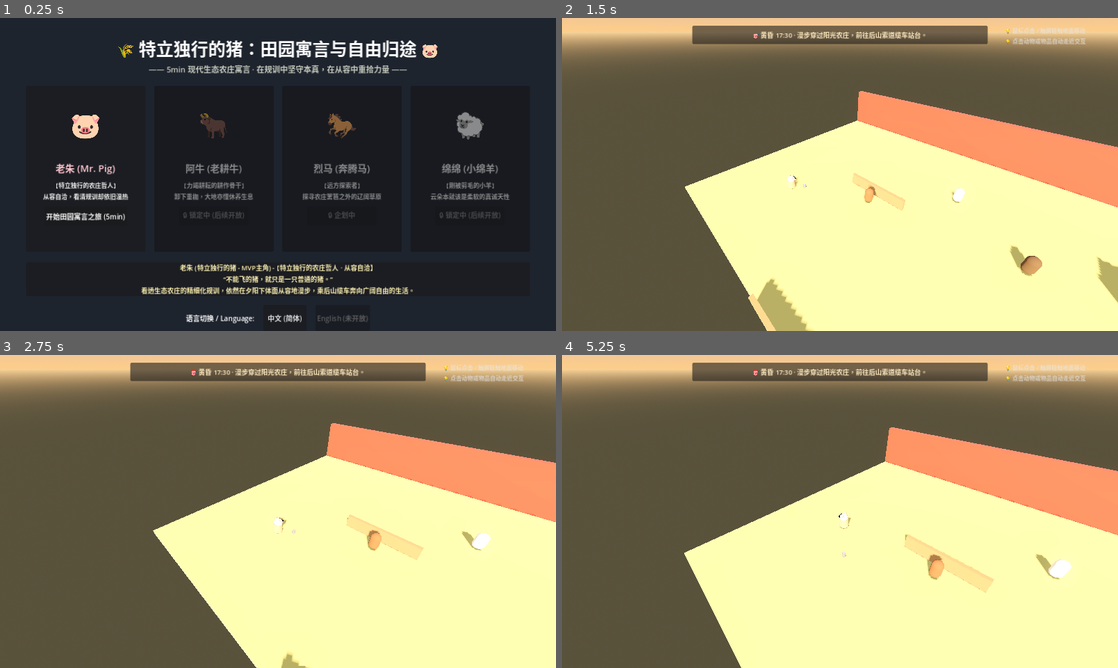
Above: before the commit, frames 1-4 (two rows, left to right).
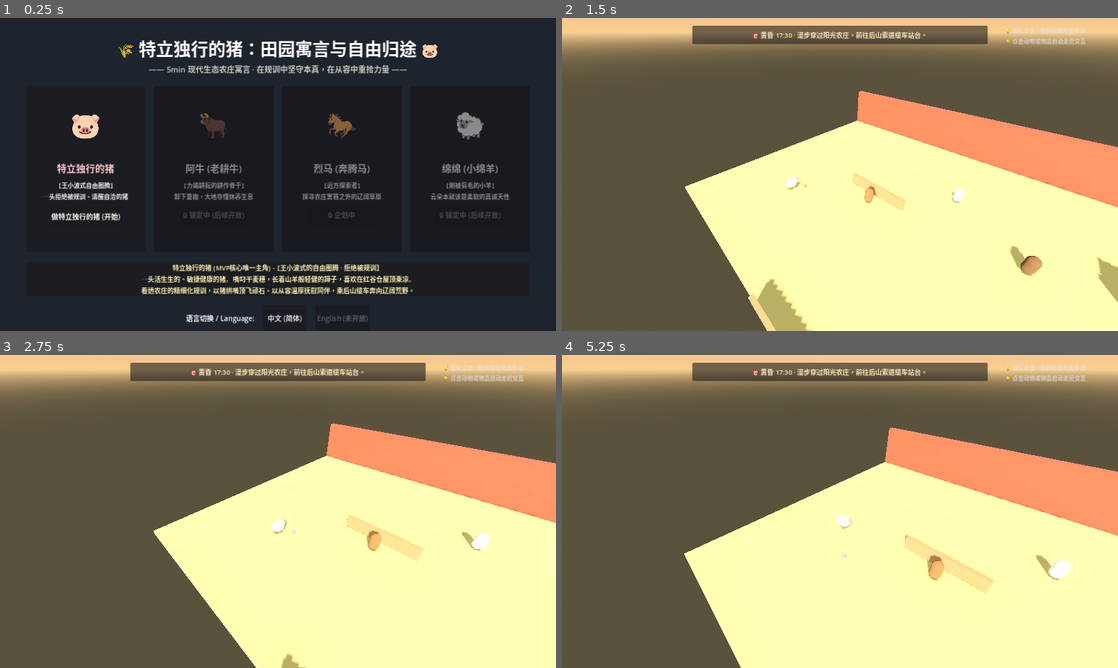
Above: after the commit, the same moments.

Repository: chenzhaoxuan0/piggame
Game: Godot game, scene res://scenes/ui/character_selection.tscn
Two runs of this game, one before a commit and one after it. Both use one fixed random seed, a clock stepped at 60 frames per second and the inputs below.
Inputs (mouse positions are in pixels of both pictures, inside the frame that each line leads up to):
- Up to frame 1 (0.25 s): no input
- Up to frame 2 (1.5 s): click "English (未开放)" at 0.5 s; click "开始田园寓言之旅 (5min)" (after the commit: "做特立独行的猪 (开始)") at 1.25 s
- Up to frame 3 (2.75 s): click "▶ 整理风衣，向后山索道站台漫步走去" (after the commit: "▶ 甩甩尾巴上的草屑，向后山索道小跑走去") at 2 s
- Up to frame 4 (5.25 s): move the mouse to (962, 495) at 2.77 s; click (962, 495) at 2.92 s; move the mouse to (728, 527) at 3.52 s; click (728, 527) at 3.67 s; move the mouse to (895, 442) at 4.27 s; click (895, 442) at 4.42 s; move the mouse to (812, 574) at 5.02 s; click (812, 574) at 5.17 s

The runs differ from the first frame. In frame 1, 2.9% of the frame differs, in the area x 7-74%, y 46-89%; in frame 2, less than 0.1%; in frame 3, 0.4%; in frame 4, 0.5%.

Commit message:
feat: restore protagonist to a genuine maverick pig in animal farm fable

Diff:
--- a/scenes/characters/pig.tscn
+++ b/scenes/characters/pig.tscn
@@ -4,44 +4,40 @@
 
 [sub_resource type="CapsuleShape3D" id="CapsuleShape3D_pig"]
 radius = 0.42
-height = 1.3
+height = 1.1
 
 [sub_resource type="StandardMaterial3D" id="Mat_PigSkin"]
 albedo_color = Color(0.98, 0.72, 0.75, 1)
-roughness = 0.6
+roughness = 0.55
+
+[sub_resource type="SphereMesh" id="SphereMesh_body"]
+material = SubResource("Mat_PigSkin")
+radius = 0.48
+height = 0.85
 
 [sub_resource type="SphereMesh" id="SphereMesh_head"]
 material = SubResource("Mat_PigSkin")
-radius = 0.38
-height = 0.65
+radius = 0.36
+height = 0.62
 
-[sub_resource type="StandardMaterial3D" id="Mat_Coat"]
-albedo_color = Color(0.68, 0.58, 0.46, 1)
-roughness = 0.7
-
-[sub_resource type="CylinderMesh" id="CylinderMesh_trenchcoat"]
-material = SubResource("Mat_Coat")
-top_radius = 0.36
-bottom_radius = 0.44
-height = 0.75
-
-[sub_resource type="StandardMaterial3D" id="Mat_Sunglasses"]
-albedo_color = Color(0.12, 0.12, 0.14, 1)
-metallic = 0.9
-roughness = 0.1
-
-[sub_resource type="BoxMesh" id="BoxMesh_glasses"]
-material = SubResource("Mat_Sunglasses")
-size = Vector3(0.48, 0.12, 0.16)
-
-[sub_resource type="StandardMaterial3D" id="Mat_Snout"]
-albedo_color = Color(0.94, 0.55, 0.62, 1)
+[sub_resource type="StandardMaterial3D" id="Mat_PigSnout"]
+albedo_color = Color(0.94, 0.52, 0.6, 1)
 
 [sub_resource type="CylinderMesh" id="CylinderMesh_snout"]
-material = SubResource("Mat_Snout")
+material = SubResource("Mat_PigSnout")
 top_radius = 0.14
 bottom_radius = 0.16
-height = 0.14
+height = 0.16
+
+[sub_resource type="StandardMaterial3D" id="Mat_WheatStraw"]
+albedo_color = Color(0.92, 0.82, 0.35, 1)
+roughness = 0.4
+
+[sub_resource type="CylinderMesh" id="CylinderMesh_straw"]
+material = SubResource("Mat_WheatStraw")
+top_radius = 0.02
+bottom_radius = 0.02
+height = 0.45
 
 [sub_resource type="StandardMaterial3D" id="Mat_Indicator"]
 transparency = 1
@@ -58,34 +54,38 @@
 script = ExtResource("1_controller")
 
 [node name="CollisionShape3D" type="CollisionShape3D" parent="."]
-transform = Transform3D(1, 0, 0, 0, 1, 0, 0, 0, 1, 0, 0.65, 0)
+transform = Transform3D(1, 0, 0, 0, 1, 0, 0, 0, 1, 0, 0.5, 0)
 shape = SubResource("CapsuleShape3D_pig")
 
 [node name="VisualMesh" type="Node3D" parent="."]
 
-[node name="TrenchCoat" type="MeshInstance3D" parent="VisualMesh"]
-transform = Transform3D(1, 0, 0, 0, 1, 0, 0, 0, 1, 0, 0.42, 0)
-mesh = SubResource("CylinderMesh_trenchcoat")
+[node name="BodyMesh" type="MeshInstance3D" parent="VisualMesh"]
+transform = Transform3D(1.1, 0, 0, 0, 0.95, 0, 0, 0, 1.25, 0, 0.45, 0)
+mesh = SubResource("SphereMesh_body")
 
 [node name="HeadMesh" type="MeshInstance3D" parent="VisualMesh"]
-transform = Transform3D(1, 0, 0, 0, 1, 0, 0, 0, 1, 0, 0.92, -0.05)
+transform = Transform3D(1, 0, 0, 0, 1, 0, 0, 0, 1, 0, 0.65, -0.42)
 mesh = SubResource("SphereMesh_head")
 
 [node name="SnoutMesh" type="MeshInstance3D" parent="VisualMesh"]
-transform = Transform3D(1, 0, 0, 0, -4.37114e-08, -1, 0, 1, -4.37114e-08, 0, 0.86, -0.42)
+transform = Transform3D(1, 0, 0, 0, -4.37114e-08, -1, 0, 1, -4.37114e-08, 0, 0.58, -0.72)
 mesh = SubResource("CylinderMesh_snout")
 
-[node name="Sunglasses" type="MeshInstance3D" parent="VisualMesh"]
-transform = Transform3D(1, 0, 0, 0, 1, 0, 0, 0, 1, 0, 0.98, -0.38)
-mesh = SubResource("BoxMesh_glasses")
-
 [node name="LeftEar" type="MeshInstance3D" parent="VisualMesh"]
-transform = Transform3D(0.7, -0.5, 0, 0.5, 0.7, 0, 0, 0, 0.7, -0.28, 1.2, -0.05)
+transform = Transform3D(0.7, -0.5, 0, 0.5, 0.7, 0, 0, 0, 0.6, -0.26, 0.9, -0.4)
 mesh = SubResource("CylinderMesh_snout")
 
 [node name="RightEar" type="MeshInstance3D" parent="VisualMesh"]
-transform = Transform3D(0.7, 0.5, 0, -0.5, 0.7, 0, 0, 0, 0.7, 0.28, 1.2, -0.05)
+transform = Transform3D(0.7, 0.5, 0, -0.5, 0.7, 0, 0, 0, 0.6, 0.26, 0.9, -0.4)
 mesh = SubResource("CylinderMesh_snout")
+
+[node name="TailMesh" type="MeshInstance3D" parent="VisualMesh"]
+transform = Transform3D(0.5, 0, 0, 0, 0.5, 0, 0, 0, 0.5, 0, 0.48, 0.65)
+mesh = SubResource("CylinderMesh_snout")
+
+[node name="WheatStraw" type="MeshInstance3D" parent="VisualMesh"]
+transform = Transform3D(0.866025, 0.433013, 0.25, -0.5, 0.75, 0.433013, 0, -0.5, 0.866025, 0.12, 0.56, -0.75)
+mesh = SubResource("CylinderMesh_straw")
 
 [node name="ClickIndicator" type="MeshInstance3D" parent="."]
 transform = Transform3D(1, 0, 0, 0, 1, 0, 0, 0, 1, 0, 0.05, 0)
--- a/scenes/levels/office_level_1.tscn
+++ b/scenes/levels/office_level_1.tscn
@@ -284,13 +284,13 @@
 layout_mode = 2
 theme_override_colors/font_color = Color(1, 0.85, 0.45, 1)
 theme_override_font_sizes/font_size = 17
-text = "老朱"
+text = "特立独行的猪"
 
 [node name="LabelTitle" type="Label" parent="HUD/DialogueBox/Margin/VBox/Header/NameVBox"]
 layout_mode = 2
 theme_override_colors/font_color = Color(0.75, 0.8, 0.85, 0.75)
 theme_override_font_sizes/font_size = 12
-text = "特立独行的农庄哲人"
+text = "拒绝被规训的自由生灵"
 
 [node name="LabelContent" type="Label" parent="HUD/DialogueBox/Margin/VBox"]
 layout_mode = 2
--- a/scenes/ui/character_selection.tscn
+++ b/scenes/ui/character_selection.tscn
@@ -76,14 +76,14 @@
 layout_mode = 2
 theme_override_colors/font_color = Color(1, 0.78, 0.82, 1)
 theme_override_font_sizes/font_size = 22
-text = "老朱 (Mr. Pig)"
+text = "特立独行的猪"
 horizontal_alignment = 1
 
 [node name="Role" type="Label" parent="VBoxContainer/CharactersRow/CardPig/VBox"]
 layout_mode = 2
 theme_override_colors/font_color = Color(0.95, 0.95, 0.95, 1)
 theme_override_font_sizes/font_size = 14
-text = "【特立独行的农庄哲人】\n从容自洽，看清规训却依旧温热"
+text = "【王小波式自由图腾】\n一头拒绝被规训、清醒自洽的猪"
 horizontal_alignment = 1
 
 [node name="BtnSelect" type="Button" parent="VBoxContainer/CharactersRow/CardPig/VBox"]
@@ -92,7 +92,7 @@
 size_flags_horizontal = 4
 theme_override_colors/font_color = Color(1, 1, 1, 1)
 theme_override_font_sizes/font_size = 16
-text = "开始田园寓言之旅 (5min)"
+text = "做特立独行的猪 (开始)"
 
 [node name="CardOx" type="PanelContainer" parent="VBoxContainer/CharactersRow"]
 modulate = Color(0.65, 0.65, 0.65, 0.8)
--- a/scripts/core/dialogue_manager.gd
+++ b/scripts/core/dialogue_manager.gd
@@ -1,7 +1,7 @@
 extends Node
 
-# Dialogue Manager (现代农庄寓言与哲学治愈叙事系统)
-# 核心主旨：农庄寓言映射社会规训，从容自洽，唤醒本真
+# Dialogue Manager (现代农庄动物寓言 · 特立独行的猪)
+# 核心主旨：纯粹的猪本体，王小波式独立自洽，以大智慧化解同伴内耗，奔向自由原野
 
 signal dialogue_started(node_data: Dictionary)
 signal dialogue_advanced(step: int)
@@ -9,14 +9,14 @@
 
 # 寓言剧情树
 var dialogue_tree = {
-	# --- 序幕：谷仓黄昏 ---
+	# --- 序幕：红谷仓黄昏沉思 ---
 	"intro_reflection": {
-		"speaker": "老朱 (黄昏沉思)",
+		"speaker": "特立独行的猪 (沉思)",
 		"avatar": "🐷",
-		"title": "特立独行的农庄哲人",
-		"content": "夕阳正把大红谷仓染成金黄色。广播里响着‘今日草料产能超额完成，争创明日红旗农舍’的喧嚣。\n农场主总告诉猪：吃得越多越光荣，长得越沉越有价值。\n可是没有人在乎猪真正想要怎样的生活。今天的引水渠已经校准完毕，属于我的夕阳在后山等着我。",
+		"title": "拒绝被规训的自由生灵",
+		"content": "夕阳正把大红谷仓的尖顶染成金黄色。广播里高音喇叭正播送着‘今日草料产能超额12%，争创全庄红旗农舍’的喧嚣。\n农场主管总告诉猪：吃饱了长肉越沉，就越是一头有价值的体面猪。\n可从来没有谁在乎一头猪真正想要怎样的生活。东边引水渠的石缝我已经拱通了，该做的事已了。太阳落山了，属于我的群山在后山索道等着我。",
 		"options": [
-			{"text": "整理风衣，向后山索道站台漫步走去", "next": ""}
+			{"text": "甩甩尾巴上的草屑，向后山索道小跑走去", "next": ""}
 		]
 	},
 
@@ -25,14 +25,14 @@
 		"speaker": "阿牛 (蹄子打滑的老黄牛)",
 		"avatar": "🐂",
 		"title": "力竭耕耘的老耕牛",
-		"content": "（喘着粗气，双眼血红死磕硬地）还差半亩……必须在天黑前翻完！隔壁马圈今天跑了五趟长途，我这头老牛要是翻不够三亩地，下周的精饲料配额又要被扣了……",
+		"content": "（呼哧吐着白沫，两眼血红死磕硬泥）还差两分地……必须翻完！隔壁马圈今天跑了五趟长途，我翻不够三亩地，评优垫底被扣了精饲料，我怎么活啊……",
 		"options": [
 			{
-				"text": "【踢掉卡石】“阿牛，你脚下的犁刃被石头卡死两个时辰了。”",
+				"text": "【用猪鼻硬拱】“阿牛，你脚下的铁犁被顽石卡死两个时辰了。”",
 				"next": "aniu_solved"
 			},
 			{
-				"text": "【温和按肩】“歇歇吧。连黑土地都懂得休养生息，你何必把自己熬成铁？”",
+				"text": "【温厚按肩】“歇歇吧。连黑土地都懂得休养生息，你何必把自己熬成铁？”",
 				"next": "aniu_comfort"
 			}
 		]
@@ -41,27 +41,27 @@
 		"speaker": "阿牛 (呆立原地)",
 		"avatar": "🐂",
 		"title": "力竭耕耘的老耕牛",
-		"content": "……石头被踢开了？！难怪我拉得吐血都挪不动半步……朱哥，我居然一直没低头看过脚下……",
+		"content": "……卡在犁齿里的石头被你一鼻子拱飞了？！难怪我拉得吐血都挪不动半步……阿猪，我居然一直没低头看过自己的脚下……",
 		"options": [
-			{"text": "【从容点拨】“你不是在跟大地较劲，是在跟自己的恐惧死磕。”", "next": "aniu_finish"}
+			{"text": "【从容哼鸣】“你不是在跟土地较劲，是在跟自己心里的恐惧死磕。”", "next": "aniu_finish"}
 		]
 	},
 	"aniu_comfort": {
-		"speaker": "老朱",
+		"speaker": "特立独行的猪",
 		"avatar": "🐷",
-		"title": "老朱的农庄哲学",
-		"content": "阿牛，这副犁是庄园配给你的，但筋骨和性命是你自己的。\n草料吃多吃少饿不死一头健壮的牛，但把自己熬垮了，明天换来的只有更重的套具。\n卸下来吧，洗洗蹄子，今晚天边星光很清澈，去小溪边喝两口泉水。",
+		"title": "特立独行的猪",
+		"content": "阿牛，这副犁是庄园为了收成套在你脖子上的，但筋骨和性命是你自己的。\n草料吃多吃少饿不死健壮的牛，但把自己熬垮了，换来的只有更沉的枷锁。\n卸了吧，洗洗蹄子，今晚天边的晚霞红得像火，去小溪边喝两口泉水，看看天。",
 		"options": [
-			{"text": "帮阿牛解开沉重的硬木套环", "next": "aniu_finish"}
+			{"text": "用下巴轻轻挑开阿牛脖子上的硬木套锁", "next": "aniu_finish"}
 		]
 	},
 	"aniu_finish": {
 		"speaker": "阿牛 (长舒白汽)",
 		"avatar": "🐂",
 		"title": "重获自洽的老耕牛",
-		"content": "（牛头缓缓低垂，眼神重现清澈）朱哥……你说得对，我害怕被淘汰，结果差点把自己累死在泥里。我现在就去河边喝水！周一见！",
+		"content": "（沉重的牛头缓缓垂在泥地里，眼神重现清亮）阿猪……你说得对，我害怕被淘汰，结果差点把自己活活累死在泥垄里。我现在就去溪边喝水！后山见！",
 		"options": [
-			{"text": "拍拍牛角，微笑着向前方漫步", "next": ""}
+			{"text": "晃了晃嘴里的麦穗，向前方漫步前行", "next": ""}
 		]
 	},
 
@@ -70,30 +70,30 @@
 		"speaker": "绵绵 (躲在草垛后的小绵羊)",
 		"avatar": "🐑",
 		"title": "刚被剪毛的小羊",
-		"content": "（吸着鼻子，脚边木牌盖着‘三等次品毛：过于纤细缺乏工业强度’）朱先生……他们说我的毛织不出笔挺厚重的工作服，说我是农场里最没用的一只羊……我是不是天生就是个累赘？",
+		"content": "（吸着鼻子，木牌上赫然盖着‘三等次品毛：过于纤细缺乏工业强度’）阿猪哥……他们说我的毛织不出笔挺厚重的工作服，说我是农场里最笨最没用的小羊……我是不是生来就是个累赘？",
 		"options": [
 			{
-				"text": "【递上鲜嫩胡萝卜与薄荷叶】“把糖分补足，先擦干眼泪。”",
+				"text": "【拱过去嫩胡萝卜与薄荷叶】“把糖分补足，先擦干眼泪。”",
 				"next": "mianmian_advice"
 			}
 		]
 	},
 	"mianmian_advice": {
-		"speaker": "老朱",
+		"speaker": "特立独行的猪",
 		"avatar": "🐷",
-		"title": "老朱的温情守护",
-		"content": "小绵羊，你知道为什么他们嫌你的毛太细软吗？\n因为流水线只要千篇一律的粗毛毡，他们不懂得云朵天生就是柔软的。\n你的毛柔软，是因为你天性细腻温厚，对每一缕春风都有感知。那不是缺陷，那是造物主给你的特立独行的印记。\n别拿纺织工厂的标尺来衡量灵魂的价值。天凉了，吃完胡萝卜早点回窝，你的春天比这间棚舍辽阔得多。",
+		"title": "特立独行的猪",
+		"content": "小绵羊，你知道为什么他们嫌你的毛太细软吗？\n因为流水线只要千篇一律的粗毛毡，他们不懂得，天上的云朵本来就是柔软的。\n你的毛柔软，是因为你天性细腻温存，对每一缕拂过原野的春风都怀着善意。那绝不是缺陷，那是造物主留给你的最特立独行的印记。\n别拿纺织厂的标尺来称量自己的灵魂。快把胡萝卜吃了，天凉了早点缩进草垛，你的春天比这间棚舍辽阔得多。",
 		"options": [
-			{"text": "温和注视小羊，给予坚定的肯定", "next": "mianmian_finish"}
+			{"text": "大耳朵在晚风中轻轻扑棱，给小羊坚定的肯定", "next": "mianmian_finish"}
 		]
 	},
 	"mianmian_finish": {
 		"speaker": "绵绵 (破涕为笑)",
 		"avatar": "🐑",
 		"title": "重拾自信的年轻人",
-		"content": "朱先生……咬了一口胡萝卜，真的好甜！原来柔软不是错误啊……谢谢您，我再也不躲在草垛后偷偷哭了！",
+		"content": "阿猪哥……咬了一口胡萝卜，真的好甜！原来柔软不是缺陷啊……谢谢你，我再也不躲在草垛后偷偷抹眼泪了！",
 		"options": [
-			{"text": "抚平风衣，走向大院通道", "next": ""}
+			{"text": "用鼻子蹭了蹭草垛，走向大院主道", "next": ""}
 		]
 	},
 
@@ -102,41 +102,41 @@
 		"speaker": "管家犬 老张 (晃动铜铃)",
 		"avatar": "🐕",
 		"title": "农庄大统领 / 督导主管",
-		"content": "老朱！这太阳才刚挨着山头，你怎么就往外走？\n庄园主特批了，只要你答应留在中心展示区做‘终身模范生态种猪’，每天供应高蛋白豆饼，下个月还颁发纯金铃铛勋章！这可是全庄几百头牲口熬一辈子都盼不来的待遇啊！",
+		"content": "阿猪！站住！这太阳还没全落山呢，你往后山晃悠什么？\n庄园主特批了：只要你肯签协议，留在前庭做‘五星级生态种猪展示标兵’，每天供应精磨高蛋白豆饼，下个月还颁发纯金铃铛项圈！这可是全庄几百头牲口打断腿都求不来的编制和体面啊！",
 		"options": [
 			{
-				"text": "【不卑不亢·以专业对齐边界】平静阐明交付与追求",
+				"text": "【从容昂首·以事实对齐边界】平静阐明交付与追求",
 				"next": "laozhang_response"
 			}
 		]
 	},
 	"laozhang_response": {
-		"speaker": "老朱",
+		"speaker": "特立独行的猪",
 		"avatar": "🐷",
-		"title": "老朱的成年人边界感",
-		"content": "张管家，东边三条引水渠的坡度我今天已校准完毕，图纸放在工具房红木桌上，保证开春灌溉无虞，我没欠庄园一分力气。\n至于金铃铛和模范槽位……那些镀金的项圈，还是留给愿意在槽前排队的人吧。\n圈养得再体面，也是在笼子里数日子；野地里的酸浆果虽然涩口，但每一口嚼碎的都是自由的风。\n铜铃很响，但山风更大。张管家，看守大院辛苦了，早点歇着吧。",
+		"title": "特立独行的猪",
+		"content": "张管家，东边那三条引水渠的石缝，我今天晌午就已经全拱通了，开春浇地绝不会误工，我没占农庄半分便宜，也没欠庄园一口粮食。\n至于纯金铃铛和模范槽位……那些镶金的项圈，还是留给愿意在木槽前摇尾巴排队的人吧。\n槽里的豆饼再香，也是在栅栏里数着日子等上案板；野林子里的酸果子虽然有些涩嘴，但每一口嚼碎的都是山风的自由。\n你的铜铃摇得很响，但外面的山风更大。张管家，看门辛苦，天黑了，早些歇着吧。",
 		"options": [
-			{"text": "微笑着直视老张，从容致意", "next": "laozhang_finish"}
+			{"text": "嘴里麦穗微晃，从容昂首哼哧一声", "next": "laozhang_finish"}
 		]
 	},
 	"laozhang_finish": {
 		"speaker": "老张 (铜铃停摆)",
 		"avatar": "🐕",
 		"title": "农庄大统领 / 督导主管",
-		"content": "（铜铃悬在半空，愣了许久，苦笑叹气）……老朱，全庄园也就你敢把金铃铛当废铁。图纸我收到了，说得对，笼子再大也是笼子。山路崎岖，你多保重。",
+		"content": "（铜铃悬在半空，愣了许久，苦笑叹气）……你这头猪啊，打生下来谁也管不住你。引水渠图纸我收到了，说得对，笼子再大也是笼子。山路险，自己多保重。",
 		"options": [
-			{"text": "迈向后山索道站台", "next": ""}
+			{"text": "迈向后山索道缆车站台", "next": ""}
 		]
 	},
 
-	# --- 节点4：后山索道缆车 (终章演出) ---
+	# --- 节点4：后山索道木缆车 (终章演出) ---
 	"cablecar_final": {
-		"speaker": "老朱 (迎着山风回望农庄)",
+		"speaker": "特立独行的猪 (迎风伫立于吊厢前)",
 		"avatar": "🐷",
-		"title": "红猪式的从容微笑",
-		"content": "卡嗒！木质缆车的拉杆被轻轻推下，吊厢在夕阳余晖中徐徐滑出站台。\n极目远眺，漫山遍野的金黄麦浪在风中翻滚。阿牛正坐在溪边甩动尾巴，绵绵在草垛旁好奇向远山挥手，老张也熄灭了栅栏前刺眼的探照灯。\n世间只有一种真正的特立独行，那就是认清生活的规训后，依然选择从容而体面地活出自己。\n不随波逐流，亦不愤世嫉俗；守住内心的火，走属于自己的路。",
+		"title": "自由的生灵",
+		"content": "咔嗒！坚韧的猪鼻用力一顶，木质缆车的启动插销被推开，吊厢在夕阳余晖中徐徐滑出站台。\n迎着山风极目远眺，漫山遍野的金黄麦浪在晚风中翻滚如海。阿牛在溪边悠闲甩尾，绵绵在草垛顶欢快跳跃挥舞，老张也关掉了刺眼的巡查大灯。\n世间只有一种真正的特立独行，那就是认清生活的规训后，依然选择从容而体面地活出自己。\n不随波逐流，亦不愤世嫉俗；守住内心的火，走属于自己的路。",
 		"options": [
-			{"text": "【乘缆车下行】滑向广阔的群山与自由生活！", "next": "game_win"}
+			{"text": "【乘缆车下行】滑向广阔群山与自由原野！", "next": "game_win"}
 		]
 	}
 }
--- a/scripts/ui/character_selection.gd
+++ b/scripts/ui/character_selection.gd
@@ -1,7 +1,7 @@
 extends Control
 
-# Character Selection Screen (角色选择界面 - 现代农庄寓言版)
-# 核心主旨：从容自洽、体面生活、守住内心的火、自由原野
+# Character Selection Screen (角色选择界面 - 纯正动物寓言版)
+# 核心主旨：真正特立独行的猪，自由图腾，拒绝被规训
 
 @onready var btn_pig = $VBoxContainer/CharactersRow/CardPig/VBox/BtnSelect
 @onready var btn_ox = $VBoxContainer/CharactersRow/CardOx/VBox/BtnSelect
@@ -14,27 +14,27 @@
 
 var characters_desc = {
 	"pig": {
-		"title": "老朱 (特立独行的猪 - MVP主角)",
-		"subtitle": "【特立独行的农庄哲人 · 从容自洽】",
-		"desc": "“不能飞的猪，就只是一只普通的猪。”\n看透生态农庄的精细化规训，依然在夕阳下体面从容地漫步，乘后山缆车奔向广阔自由的生活。",
+		"title": "特立独行的猪 (MVP核心唯一主角)",
+		"subtitle": "【王小波式的自由图腾 · 拒绝被规训】",
+		"desc": "一头活生生的、敏捷健康的猪。嘴叼干麦穗，长着山羊般轻健的蹄子，喜欢在红谷仓屋顶乘凉。\n看透农庄的精细化规训，以猪拱嘴顶飞顽石、以从容温厚抚慰同伴，乘后山缆车奔向辽阔荒野。",
 		"unlocked": true
 	},
 	"ox": {
 		"title": "阿牛 (老耕牛)",
 		"subtitle": "【力竭耕耘的耕作骨干】",
-		"desc": "埋头死磕硬地的老黄牛，在老朱的点拨下卸下沉重的铁犁，明白连大地都需要休养生息。(后续篇章)",
+		"desc": "被沉重铁犁死死勒住的老黄牛，在猪的顶石点化下卸下枷锁，明白大地亦懂冬眠休养。(后续篇章)",
 		"unlocked": false
 	},
 	"sheep": {
 		"title": "绵绵 (小绵羊)",
 		"subtitle": "【刚被剪毛的小绵羊】",
-		"desc": "因毛质过于柔软被评为次品而哭泣的小羊，逐渐懂得云朵本就该是柔软的，真诚是最宝贵的棱角。(后续篇章)",
+		"desc": "因毛质太软被评为三等次品而暗自抽泣的小羊，懂得云朵天生就是柔软的，守护原生真诚。(后续篇章)",
 		"unlocked": false
 	},
 	"horse": {
 		"title": "烈马 (奔腾马)",
 		"subtitle": "【远方探索者】",
-		"desc": "在农庄篱笆之外的无垠原野探寻自我边界，敬请期待！(后续篇章)",
+		"desc": "在农庄篱笆之外的无垠原野探寻自由边界，敬请期待！(后续篇章)",
 		"unlocked": false
 	}
 }
@@ -64,7 +64,7 @@
 		info_label.text = "%s - %s\n%s" % [info["title"], info["subtitle"], info["desc"]]
 
 func _on_pig_selected() -> void:
-	print("[CharacterSelect] 选择【老朱】！开启黄昏阳光农庄的 5 分钟田园寓言之旅...")
+	print("[CharacterSelect] 选择【特立独行的猪】！开启黄昏阳光农庄的 5 分钟动物寓言之旅...")
 	GameManager.select_character(GameManager.CharacterType.PIG)
 	get_tree().change_scene_to_file("res://scenes/levels/office_level_1.tscn")
 
@@ -78,4 +78,4 @@
 
 func _on_lang_en_selected() -> void:
 	if info_label:
-		info_label.text = "【系统提示】English language is coming soon! 当前阶段优先打磨原生田园现代寓言叙事！"
+		info_label.text = "【系统提示】English language is coming soon! 当前阶段优先打磨原生田园现代动物寓言！"
Not shown, changed: docs/GDD_GAME_DESIGN.md
Not shown, changed: docs/PIG_STORY_LINE_FULL.md
